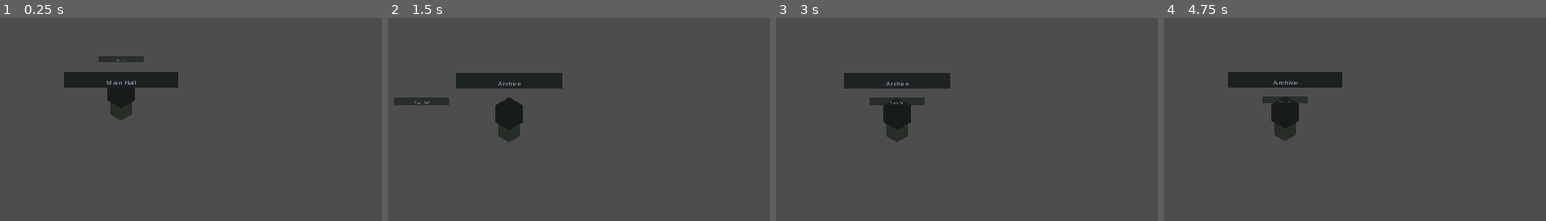
Above: before the commit, frames 1-4 (left to right).
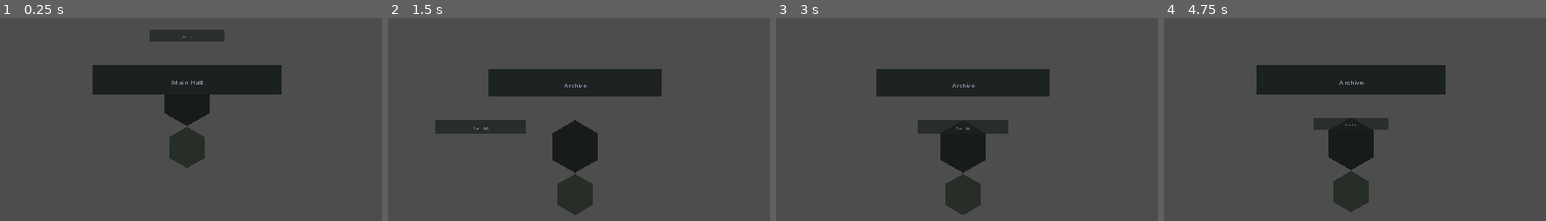
Above: after the commit, the same moments.

Repository: Kiriketsuki/agenKic-orKistrator
Game: Godot game, scene res://scenes/main.tscn
Same seed, same stepped clock (60 frames per second), same inputs: the game is played once before the commit and once after it.
Inputs (mouse positions are in pixels of both pictures, inside the frame that each line leads up to):
- Up to frame 1 (0.25 s): no input
- Up to frame 2 (1.5 s): tap Enter at 0.5 s; move the mouse to (747, 58) at 0.52 s; hold E (rotate_right) 0.53-1.28 s; hold S (scroll_down) 0.53-1.28 s; click (747, 58) at 0.67 s; tap Space at 1.25 s; move the mouse to (418, 101) at 1.27 s; hold Q (rotate_left) from 1.28 s (still down); tap W (scroll_up) at 1.35 s
- Up to frame 3 (3 s): tap Enter at 2 s; move the mouse to (outside the picture) at 2.02 s; release Q (rotate_left) at 2.03 s; hold S (scroll_down) 2.03-2.78 s; hold E (rotate_right) from 2.03 s (still down); tap Space at 2.75 s; move the mouse to (924, 168) at 2.77 s; tap W (scroll_up) at 2.85 s; click (924, 168) at 2.92 s
- Up to frame 4 (4.75 s): tap Enter at 3.5 s; move the mouse to (outside the picture) at 3.52 s; release E (rotate_right) at 3.53 s; hold S (scroll_down) 3.53-4.28 s; hold Q (rotate_left) from 3.53 s (still down); tap Space at 4.25 s; move the mouse to (outside the picture) at 4.27 s; tap W (scroll_up) at 4.35 s

The runs differ from the first frame. In frame 1, 11% of the frame differs, in the area x 16-74%, y 5-74%; in frame 2, 12%; in frame 3, 12%; in frame 4, 12%, in the area x 16-74%, y 23-96%.

Commit message:
feat(godot): recalibrate tower layout for native viewports

Diff:
--- a/godot/scenes/main.tscn
+++ b/godot/scenes/main.tscn
@@ -14,7 +14,7 @@
 [node name="FloorsContainer" type="Node2D" parent="Tower"]
 
 [node name="Camera" type="Camera2D" parent="Tower"]
-position = Vector2(160, 90)
+position = Vector2(0, 0)
 zoom = Vector2(1, 1)
 
 [node name="UILayer" type="CanvasLayer" parent="."]
--- a/godot/scripts/tower/floor_scene.gd
+++ b/godot/scripts/tower/floor_scene.gd
@@ -13,6 +13,8 @@
 
 var _state: FloorState = FloorState.ACTIVE
 var _active_edge: int = 0
+var _floor_width: float = 280.0
+var _floor_height: float = 40.0
 ## Each entry: {agent_id, edge_index, character_class, state}
 var _agent_slots: Array[Dictionary] = []
 var _linger_timer: float = 0.0
@@ -64,6 +66,14 @@
 	_state = FloorState.ACTIVE
 	_linger_timer = 0.0
 	modulate.a = 1.0
+
+
+func set_floor_dimensions(width: float, height: float) -> void:
+	_floor_width = width
+	_floor_height = height
+	if is_inside_tree():
+		_rebuild_background()
+		_rebuild_interior()
 
 
 func add_agent_slot(agent_id: String, edge_index: int, character_class: String = "apprentice", provider: String = "") -> void:
@@ -122,13 +132,11 @@
 
 
 func _rebuild_background() -> void:
-	var w: float = 280.0
-	var h: float = 40.0
 	_background.polygon = PackedVector2Array([
-		Vector2(-w / 2.0, -h / 2.0),
-		Vector2(w / 2.0, -h / 2.0),
-		Vector2(w / 2.0, h / 2.0),
-		Vector2(-w / 2.0, h / 2.0),
+		Vector2(-_floor_width / 2.0, -_floor_height / 2.0),
+		Vector2(_floor_width / 2.0, -_floor_height / 2.0),
+		Vector2(_floor_width / 2.0, _floor_height / 2.0),
+		Vector2(-_floor_width / 2.0, _floor_height / 2.0),
 	])
 	_background.color = Color(0.18, 0.22, 0.18, 1.0)  # dark stone green
 
@@ -142,7 +150,7 @@
 			edge_agents.append(slot)
 	if edge_agents.is_empty():
 		return
-	var edge_width: float = EdgeLayout.edge_width_for_polygon(polygon_sides, 280.0)
+	var edge_width: float = EdgeLayout.edge_width_for_polygon(polygon_sides, _floor_width)
 	var positions: Array[Vector2] = EdgeLayout.calculate_positions(edge_agents.size(), edge_width)
 	# Offset converts EdgeLayout's top-left corner to AgentCharacter's center origin.
 	var center_offset: Vector2 = Vector2(EdgeLayout.DESK_WIDTH / 2.0, EdgeLayout.DESK_HEIGHT / 2.0)
--- a/godot/scripts/tower/tower_exterior.gd
+++ b/godot/scripts/tower/tower_exterior.gd
@@ -2,6 +2,7 @@
 ## TowerExterior — draws procedural roof and base polygons.
 
 var _polygon_sides: int = 6
+var _tower_radius: float = 44.0
 var _roof_polygon: Polygon2D
 var _base_polygon: Polygon2D
 
@@ -15,23 +16,25 @@
 	add_child(_base_polygon)
 
 
-func configure(polygon_sides: int, tower_height: float) -> void:
+func configure(polygon_sides: int, tower_height: float, tower_radius: float = 44.0) -> void:
 	_polygon_sides = polygon_sides
+	_tower_radius = tower_radius
 	_draw_roof(tower_height)
 	_draw_base()
 
 
 func _draw_roof(tower_top_y: float) -> void:
-	var points: PackedVector2Array = _regular_polygon_points(30.0)
-	var offset := Vector2(0.0, tower_top_y - 30.0)
+	var roof_radius: float = _tower_radius * 0.78
+	var points: PackedVector2Array = _regular_polygon_points(roof_radius)
+	var offset := Vector2(0.0, tower_top_y - roof_radius)
 	for i: int in range(points.size()):
 		points[i] += offset
 	_roof_polygon.polygon = points
 
 
 func _draw_base() -> void:
-	var points: PackedVector2Array = _regular_polygon_points(40.0)
-	var offset := Vector2(0.0, 30.0)
+	var points: PackedVector2Array = _regular_polygon_points(_tower_radius)
+	var offset := Vector2(0.0, _tower_radius * 0.75)
 	for i: int in range(points.size()):
 		points[i] += offset
 	_base_polygon.polygon = points
--- a/godot/scripts/tower/tower_manager.gd
+++ b/godot/scripts/tower/tower_manager.gd
@@ -2,13 +2,15 @@
 ## TowerManager — fisheye layout engine, floor ordering, scroll/zoom, signal routing.
 
 const FLOOR_SCENE: PackedScene = preload("res://scenes/floor_scene.tscn")
-const FLOOR_SPACING: float = 50.0
 const FOCUSED_SCALE: float = 1.0
 const ADJACENT_SCALE: float = 0.4
 const ZOOM_MIN: float = 0.5
 const ZOOM_MAX: float = 2.0
 const ZOOM_STEP: float = 0.1
 const MAX_QUEUE_SIZE: int = 2
+const BASE_FLOOR_WIDTH: float = 280.0
+const BASE_FLOOR_HEIGHT: float = 40.0
+const BASE_TOWER_RADIUS: float = 40.0
 
 @export var config_path: String = "res://config/tower.json"
 
@@ -20,6 +22,11 @@
 var _fisheye_tween: Tween = null
 var _is_overscrolling: bool = false
 var _input_queue: Array[int] = []
+var _floor_spacing: float = 50.0
+var _floor_width: float = BASE_FLOOR_WIDTH
+var _floor_height: float = BASE_FLOOR_HEIGHT
+var _tower_radius: float = BASE_TOWER_RADIUS
+var _master_region: Rect2 = Rect2()
 
 @onready var _floors_container: Node2D = $FloorsContainer
 @onready var _camera: Camera2D = $Camera
@@ -28,11 +35,13 @@
 
 func _ready() -> void:
 	_config = TowerConfig.from_file(config_path)
+	get_viewport().size_changed.connect(_on_viewport_size_changed)
 	_spawn_permanent_floors()
+	_recalculate_layout_metrics()
 	_layout_floors()
-	_camera.position.y = _focused_index * -FLOOR_SPACING
+	_update_tower_frame()
 	_apply_fisheye_layout()
-	_tower_exterior.configure(_config.polygon_sides, _floors.size() * FLOOR_SPACING)
+	_sync_tower_exterior()
 	var bridge: Node = Engine.get_singleton("BridgeManager") if Engine.has_singleton("BridgeManager") else get_node_or_null("/root/BridgeManager")
 	if bridge:
 		bridge.connect("floor_created", _on_floor_created)
@@ -100,7 +109,9 @@
 ## Sets absolute Y positions for all floors. Call after any change to _floors.
 func _layout_floors() -> void:
 	for i: int in range(_floors.size()):
-		_floors[i].position = Vector2(0.0, i * -FLOOR_SPACING)
+		_floors[i].position = Vector2(0.0, i * -_floor_spacing)
+		if _floors[i].has_method("set_floor_dimensions"):
+			_floors[i].set_floor_dimensions(_floor_width, _floor_height)
 
 
 ## Tweens scale and opacity of all floors based on distance from _focused_index.
@@ -151,7 +162,7 @@
 	if _scroll_tween:
 		_scroll_tween.kill()
 	_scroll_tween = create_tween()
-	var target_y: float = _focused_index * -FLOOR_SPACING
+	var target_y: float = _focused_index * -_floor_spacing
 	_scroll_tween.tween_property(_camera, "position:y", target_y, 0.3).set_trans(Tween.TRANS_BACK).set_ease(Tween.EASE_OUT)
 	_scroll_tween.tween_callback(_on_scroll_tween_finished)
 	_apply_fisheye_layout()
@@ -167,8 +178,8 @@
 	if _is_overscrolling:
 		return
 	_is_overscrolling = true
-	var original_y: float = _focused_index * -FLOOR_SPACING
-	var overshoot_y: float = original_y + (direction * FLOOR_SPACING * -0.5)
+	var original_y: float = _focused_index * -_floor_spacing
+	var overshoot_y: float = original_y + (direction * _floor_spacing * -0.5)
 	var tween: Tween = create_tween()
 	tween.tween_property(_camera, "position:y", overshoot_y, 0.15).set_trans(Tween.TRANS_QUAD).set_ease(Tween.EASE_OUT)
 	tween.tween_property(_camera, "position:y", original_y, 0.2).set_trans(Tween.TRANS_BACK).set_ease(Tween.EASE_OUT)
@@ -189,7 +200,7 @@
 	if new_edge < 0:
 		new_edge += _config.polygon_sides
 	var old_x: float = floor_node.position.x
-	var slide_offset: float = 320.0 * (-direction)
+	var slide_offset: float = maxf(_master_region.size.x * 0.18, 320.0) * (-direction)
 	var tween: Tween = create_tween()
 	tween.tween_property(floor_node, "position:x", old_x + slide_offset, 0.15)
 	tween.tween_callback(func() -> void:
@@ -218,7 +229,8 @@
 	_floors.append(floor_node)
 	_layout_floors()
 	_apply_fisheye_layout()
-	_tower_exterior.configure(_config.polygon_sides, _floors.size() * FLOOR_SPACING)
+	_update_tower_frame()
+	_sync_tower_exterior()
 
 
 func _on_floor_removed(floor_name: String) -> void:
@@ -231,7 +243,7 @@
 				_floors.erase(floor_node)
 				_focused_index = clampi(_focused_index, 0, maxi(_floors.size() - 1, 0))
 				_layout_floors()
-				_camera.position.y = _focused_index * -FLOOR_SPACING
+				_update_tower_frame()
 				_apply_fisheye_layout()
 			)
 			return
@@ -341,3 +353,35 @@
 		if floor_node.get_meta("floor_name", "") == floor_name:
 			return true
 	return false
+
+
+func set_master_region(region: Rect2) -> void:
+	_master_region = region
+	_recalculate_layout_metrics()
+	_layout_floors()
+	_update_tower_frame()
+	_sync_tower_exterior()
+
+
+func _on_viewport_size_changed() -> void:
+	set_master_region(Rect2(Vector2.ZERO, get_viewport_rect().size))
+
+
+func _recalculate_layout_metrics() -> void:
+	if _master_region.size == Vector2.ZERO:
+		_master_region = Rect2(Vector2.ZERO, get_viewport_rect().size)
+	var viewport_size: Vector2 = _master_region.size
+	_floor_width = clampf(viewport_size.x * 0.24, BASE_FLOOR_WIDTH, 520.0)
+	_floor_height = clampf(_floor_width * 0.16, BASE_FLOOR_HEIGHT, 88.0)
+	_floor_spacing = clampf(viewport_size.y * 0.1, 50.0, 128.0)
+	_tower_radius = clampf(_floor_width * 0.14, BASE_TOWER_RADIUS, 88.0)
+
+
+func _update_tower_frame() -> void:
+	var center: Vector2 = _master_region.position + (_master_region.size * 0.5)
+	position = center
+	_camera.position = Vector2(0.0, _focused_index * -_floor_spacing)
+
+
+func _sync_tower_exterior() -> void:
+	_tower_exterior.configure(_config.polygon_sides, _floors.size() * _floor_spacing, _tower_radius)
